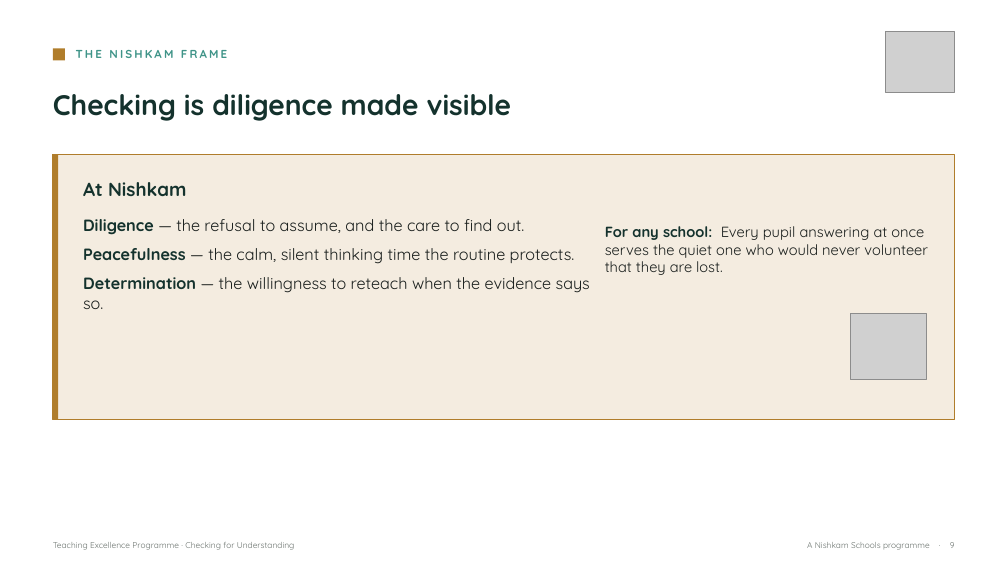
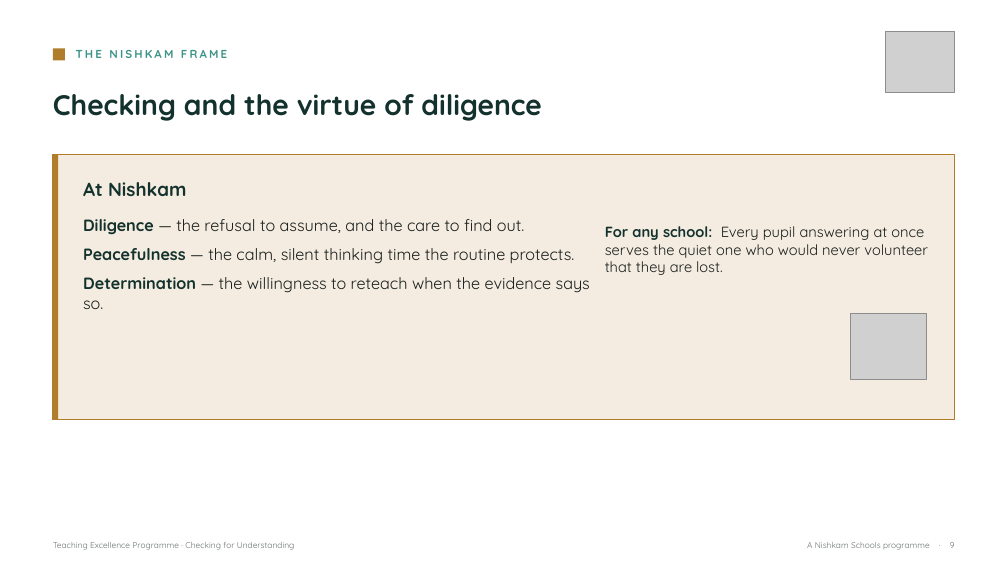
Before and after one commit to NSWLTandL/teachinglearninghub, a slide deck: slide 9 of Pillar4-Checking-for-Understanding-facilitator-deck.pptx. Drawn at 1008x567 pixels with LibreOffice and Linux fonts; fonts in the diff are those of the drawing; grey boxes stand for pictures. Boxes give left, top, right and bottom in pixels: in the first picture for what was removed or moved away, otherwise in the second. Text is boxed around its words. In the diff, an @@ line names an element or a change of style, - is before the commit and + after.

```diff
--- a/Pillar4-Checking-for-Understanding-facilitator-deck.pptx
+++ b/Pillar4-Checking-for-Understanding-facilitator-deck.pptx
@@ text at bbox=[53, 94, 541, 121]: text changed @@
-Checking is diligence made visible
+Checking and the virtue of diligence
```
Also in this commit, not shown: 5 other slides changed, 13 other files.
